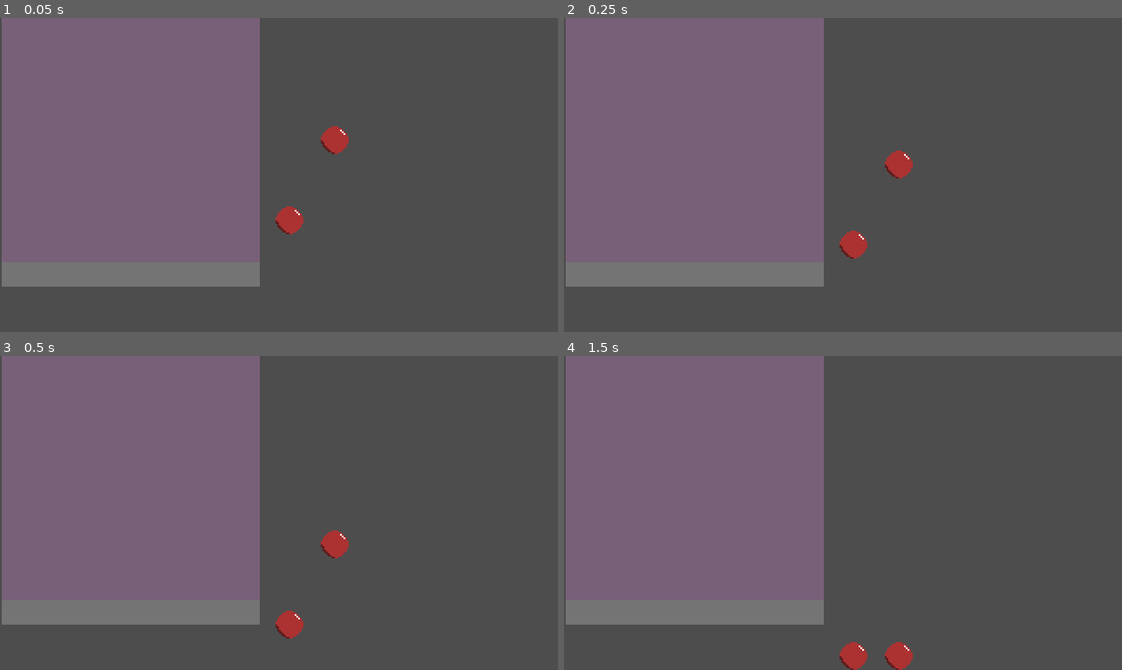
Above: before the commit, frames 1-4 (two rows, left to right).
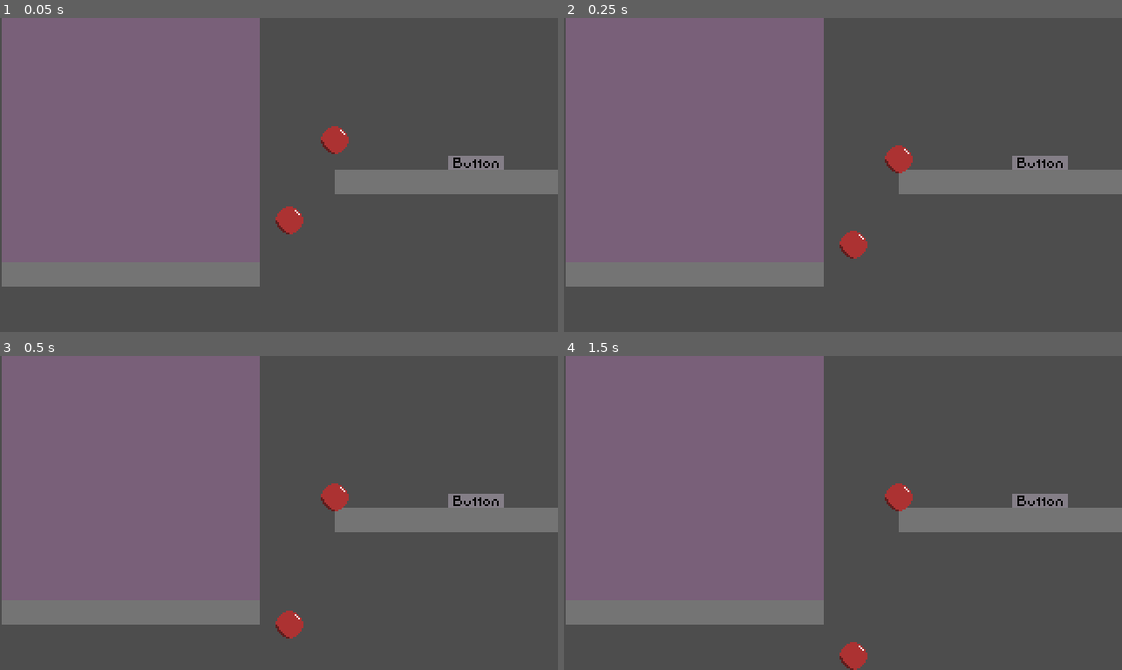
Above: after the commit, the same moments.

Repository: Team-Skeejy/ld55_summoning
Game: Godot game, scene res://scenes/ui_entities/test.tscn
The game is run twice, just before and just after one commit, with the same random seed, the same clock (stepped at 60 frames per second) and the same inputs. This scene is started directly instead of the project's main scene.
Inputs (mouse positions are in pixels of both pictures, inside the frame that each line leads up to):
- Up to frame 1 (0.05 s): no input
- Up to frame 2 (0.25 s): no input
- Up to frame 3 (0.5 s): no input
- Up to frame 4 (1.5 s): tap Enter at 0.5 s; drag from (854, 629) to (697, 613) at 0.52 s; drag from (731, 528) to (697, 613) at 1.27 s

The runs differ from the first frame. In frame 1, 3.6% of the frame differs, in the area x 60-100%, y 43-57%; in frame 2, 3.7%; in frame 3, 4.2%; in frame 4, 4.2%, in the area x 57-100%, y 40-100%.

Commit message:
buttonnnnn

Diff:
--- a/project.godot
+++ b/project.godot
@@ -52,6 +52,7 @@
 
 [rendering]
 
+textures/canvas_textures/default_texture_filter=0
 renderer/rendering_method="gl_compatibility"
 renderer/rendering_method.mobile="gl_compatibility"
 2d/snap/snap_2d_transforms_to_pixel=true
--- a/scenes/ui_entities/base/entity.tscn
+++ b/scenes/ui_entities/base/ui_entity.tscn
@@ -1,18 +1,18 @@
 [gd_scene load_steps=4 format=3 uid="uid://dfvjewsccldtf"]
 
-[ext_resource type="Texture2D" uid="uid://p3q2r78uxhww" path="res://scenes/ui_entities/base/textures/placeholder_entity.png" id="1_n6d2l"]
-[ext_resource type="Script" path="res://scenes/ui_entities/base/entity.gd" id="1_uqk7n"]
+[ext_resource type="Script" path="res://scenes/ui_entities/base/ui_entity.gd" id="1_d77dl"]
+[ext_resource type="Texture2D" uid="uid://p3q2r78uxhww" path="res://scenes/ui_entities/base/textures/placeholder_entity.png" id="2_5vjik"]
 
 [sub_resource type="CircleShape2D" id="CircleShape2D_mbvlq"]
 radius = 8.0
 
 [node name="Entity" type="RigidBody2D" node_paths=PackedStringArray("collider")]
 input_pickable = true
-script = ExtResource("1_uqk7n")
+script = ExtResource("1_d77dl")
 collider = NodePath("CollisionShape2D")
 
 [node name="Sprite2D" type="Sprite2D" parent="."]
-texture = ExtResource("1_n6d2l")
+texture = ExtResource("2_5vjik")
 
 [node name="CollisionShape2D" type="CollisionShape2D" parent="."]
 shape = SubResource("CircleShape2D_mbvlq")
--- /dev/null
+++ b/scenes/ui_entities/button/button.gd
@@ -0,0 +1,82 @@
+class_name UIButton
+extends Sprite2D
+
+signal button_down
+signal button_up
+signal over
+signal pressed
+
+@export var area: Area2D
+
+var entity_press_duration: float = 0.5;
+
+var _entity_over: bool = false
+var _entity_on: bool = false
+var _entity_pressed: bool = false
+var _mouse_over: bool = false
+var _mouse_pressed: bool = false
+
+var _timer: float = 0
+
+var _absolute_down: bool = false
+
+func _on_area_2d_body_entered(_body: Node2D) -> void:
+	_entity_over = true
+	if !_mouse_pressed:
+		_entity_on = true
+
+func _on_area_2d_body_exited(_body: Node2D) -> void:
+	if !area.has_overlapping_bodies():
+		_entity_over = false
+		_entity_on = false
+		_entity_pressed = false
+
+		if !_absolute_down:
+			button_up.emit()
+			_absolute_down = false
+
+func _on_area_2d_mouse_shape_entered(_shape_idx: int) -> void:
+	_mouse_over = true
+
+func _on_area_2d_mouse_shape_exited(_shape_idx: int) -> void:
+	_mouse_over = false
+
+func _on_area_2d_input_event(_viewport: Node, event: InputEvent, _shape_idx: int) -> void:
+	if event is InputEventMouseButton:
+		var ev: InputEventMouseButton = event as InputEventMouseButton
+		if ev.pressed && ev.button_index == 1:
+			if !_absolute_down:
+				button_down.emit()
+				_absolute_down = true
+			_mouse_pressed = true
+		if !ev.pressed && ev.button_index == 1:
+			if !_absolute_down:
+				button_up.emit()
+				_absolute_down = false
+			_mouse_pressed = false
+
+func _process(delta: float) -> void:
+	if _entity_on:
+		if _timer < entity_press_duration:
+			_timer += delta
+		else:
+			if !_entity_pressed && !_mouse_pressed:
+				if !_absolute_down:
+					button_down.emit()
+					_absolute_down = true
+			_entity_pressed = true
+	else:
+		_timer = 0
+
+	if _mouse_over || _entity_over:
+		over.emit()
+	if _mouse_pressed || _entity_pressed:
+		pressed.emit()
+
+func _input(event: InputEvent) -> void:
+	if event is InputEventMouseButton:
+		var ev: InputEventMouseButton = event as InputEventMouseButton
+		if !ev.pressed && ev.button_index == 1:
+			_mouse_pressed = false
+			if _entity_over:
+				_entity_on = true
--- a/scenes/ui_entities/button/button.tscn
+++ b/scenes/ui_entities/button/button.tscn
@@ -1,7 +1,24 @@
-[gd_scene load_steps=2 format=3 uid="uid://cwg3bj4u5xq54"]
+[gd_scene load_steps=4 format=3 uid="uid://cwg3bj4u5xq54"]
 
-[ext_resource type="PackedScene" path="res://scenes/entities/base/base.tscn" id="1_q6sql"]
+[ext_resource type="Texture2D" uid="uid://h73nirqcbjy0" path="res://scenes/ui_entities/button/textures/placeholder_button.png" id="1_o8bnn"]
+[ext_resource type="Script" path="res://scenes/ui_entities/button/button.gd" id="2_ytfd1"]
 
-[node name="Button" type="Node2D"]
+[sub_resource type="RectangleShape2D" id="RectangleShape2D_j741c"]
+size = Vector2(32, 8)
 
-[node name="Entity" parent="." instance=ExtResource("1_q6sql")]
+[node name="UIButton" type="Sprite2D" node_paths=PackedStringArray("area")]
+texture = ExtResource("1_o8bnn")
+vframes = 3
+script = ExtResource("2_ytfd1")
+area = NodePath("Area2D")
+
+[node name="Area2D" type="Area2D" parent="."]
+
+[node name="CollisionShape2D" type="CollisionShape2D" parent="Area2D"]
+shape = SubResource("RectangleShape2D_j741c")
+
+[connection signal="body_entered" from="Area2D" to="." method="_on_area_2d_body_entered"]
+[connection signal="body_exited" from="Area2D" to="." method="_on_area_2d_body_exited"]
+[connection signal="input_event" from="Area2D" to="." method="_on_area_2d_input_event"]
+[connection signal="mouse_shape_entered" from="Area2D" to="." method="_on_area_2d_mouse_shape_entered"]
+[connection signal="mouse_shape_exited" from="Area2D" to="." method="_on_area_2d_mouse_shape_exited"]
--- /dev/null
+++ b/scenes/ui_entities/test.gd
@@ -0,0 +1,26 @@
+extends Node2D
+
+
+# Called when the node enters the scene tree for the first time.
+func _ready():
+	pass  # Replace with function body.
+
+
+# Called every frame. 'delta' is the elapsed time since the previous frame.
+func _process(delta):
+	pass
+
+
+func _on_ui_button_pressed():
+	# print_debug("pressed")
+	pass
+
+func _on_ui_button_over():
+	# print_debug("over")
+	pass
+
+func _on_ui_button_button_up():
+	print_debug("up")
+
+func _on_ui_button_button_down():
+	print_debug("down")
--- a/scenes/ui_entities/test.tscn
+++ b/scenes/ui_entities/test.tscn
@@ -1,7 +1,9 @@
-[gd_scene load_steps=5 format=3 uid="uid://c8fk8xcrfhlwr"]
+[gd_scene load_steps=7 format=3 uid="uid://c8fk8xcrfhlwr"]
 
-[ext_resource type="PackedScene" uid="uid://dfvjewsccldtf" path="res://scenes/ui_entities/base/entity.tscn" id="1_04yic"]
+[ext_resource type="PackedScene" uid="uid://dfvjewsccldtf" path="res://scenes/ui_entities/base/ui_entity.tscn" id="1_04yic"]
+[ext_resource type="Script" path="res://scenes/ui_entities/test.gd" id="1_nl7wu"]
 [ext_resource type="PackedScene" uid="uid://dbcab68lspkfi" path="res://scenes/ui_entities/behaviours/draggable.tscn" id="2_5p8j2"]
+[ext_resource type="PackedScene" uid="uid://cwg3bj4u5xq54" path="res://scenes/ui_entities/button/button.tscn" id="3_uylu7"]
 
 [sub_resource type="RectangleShape2D" id="RectangleShape2D_m3jcs"]
 size = Vector2(149, 140)
@@ -9,6 +11,7 @@
 [sub_resource type="WorldBoundaryShape2D" id="WorldBoundaryShape2D_wgnkv"]
 
 [node name="Test" type="Node2D"]
+script = ExtResource("1_nl7wu")
 
 [node name="Border" type="Area2D" parent="."]
 position = Vector2(12, 141)
@@ -18,7 +21,9 @@
 gravity_point_center = Vector2(0, -1)
 gravity_direction = Vector2(0, -1)
 gravity = 1.0
+linear_damp_space_override = 3
 linear_damp = 100.0
+angular_damp_space_override = 3
 angular_damp = 100.0
 
 [node name="CollisionShape2D" type="CollisionShape2D" parent="Border"]
@@ -26,6 +31,32 @@
 shape = SubResource("RectangleShape2D_m3jcs")
 
 [node name="ColorRect" type="ColorRect" parent="Border"]
+offset_left = -11.0
+offset_top = -10.0
+offset_right = 29.0
+offset_bottom = 30.0
+scale = Vector2(3.70926, 3.48786)
+mouse_filter = 2
+color = Color(1, 1, 1, 0.219608)
+
+[node name="Border2" type="Area2D" parent="."]
+position = Vector2(203, 88)
+scale = Vector2(1, 0.1)
+input_pickable = false
+gravity_space_override = 3
+gravity_point_center = Vector2(0, -1)
+gravity_direction = Vector2(0, -1)
+gravity = 100.0
+linear_damp_space_override = 3
+linear_damp = 100.0
+angular_damp_space_override = 3
+angular_damp = 100.0
+
+[node name="CollisionShape2D" type="CollisionShape2D" parent="Border2"]
+position = Vector2(64.5, 60)
+shape = SubResource("RectangleShape2D_m3jcs")
+
+[node name="ColorRect" type="ColorRect" parent="Border2"]
 offset_left = -11.0
 offset_top = -10.0
 offset_right = 29.0
@@ -57,6 +88,9 @@
 mouse_filter = 2
 color = Color(1, 0.603922, 1, 0.247059)
 
+[node name="UIButton" parent="." instance=ExtResource("3_uylu7")]
+position = Vector2(273, 83)
+
 [node name="RigidBody2D" type="RigidBody2D" parent="."]
 freeze = true
 
@@ -84,3 +118,8 @@
 
 [node name="Entity2" parent="." instance=ExtResource("1_04yic")]
 position = Vector2(192, 69)
+
+[connection signal="button_down" from="UIButton" to="." method="_on_ui_button_button_down"]
+[connection signal="button_up" from="UIButton" to="." method="_on_ui_button_button_up"]
+[connection signal="over" from="UIButton" to="." method="_on_ui_button_over"]
+[connection signal="pressed" from="UIButton" to="." method="_on_ui_button_pressed"]
Renamed: scenes/ui_entities/base/entity.gd -> scenes/ui_entities/base/ui_entity.gd
